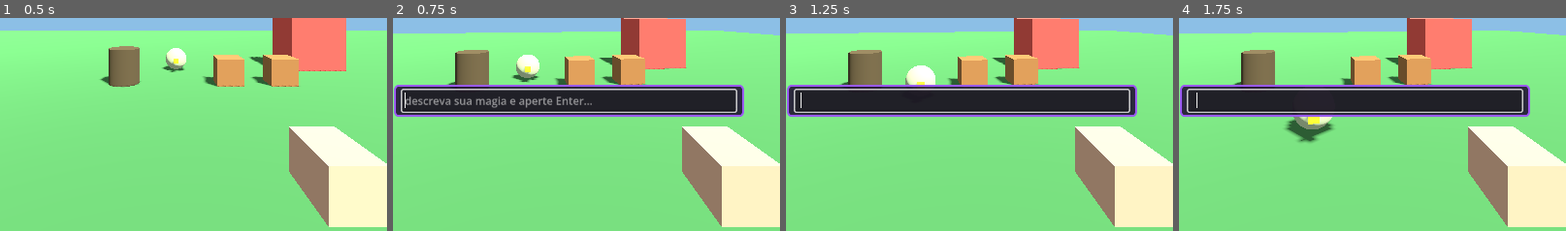
Above: before the commit, frames 1-4 (left to right).
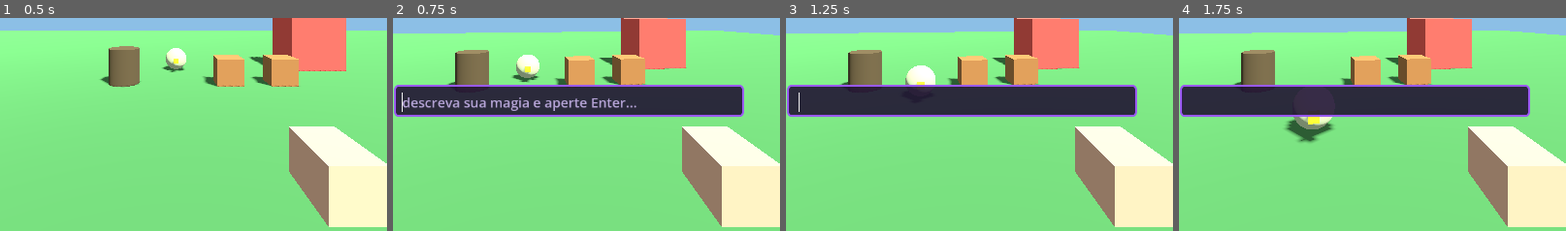
Above: after the commit, the same moments.

Repository: vitortosta4-design/Arcane-Forge
Game: Godot game, scene res://cenas/arena_teste.tscn
Two runs of this game, one before a commit and one after it. Both use one fixed random seed, a clock stepped at 60 frames per second and the inputs below.
Inputs (mouse positions are % of the whole screen's width and height, from its top left):
- Up to frame 1 (0.5 s): no input
- Up to frame 2 (0.75 s): tap Enter at 0.5 s; move the mouse to (55, 49) at 0.52 s; hold W (mover_frente) from 0.53 s (still down); hold Q (abrir_conjuracao) from 0.53 s (still down)
- Up to frame 3 (1.25 s): keep holding W (mover_frente); keep holding Q (abrir_conjuracao); tap Space (pular) at 0.77 s
- Up to frame 4 (1.75 s): keep holding W (mover_frente); move the mouse to (45, 49) at 1.27 s; release Q (abrir_conjuracao) at 1.28 s; click (45, 49) at 1.35 s; tap Space (pular) at 1.52 s
The pictures show only the part of the screen within x 27-77%, y 50-100%; the shares and areas given below are measured in that part.

Frame 1 is identical in both runs. In frame 2, 3.9% of the frame differs, in the area x 2-89%, y 33-45%; in frame 3, 2.1%; in frame 4, 2.9%.

Commit message:
Corrige feedback do Vitor: explosao sem efeito visual e texto ilegivel
A explosao ja causava dano, empurrao e fogo de verdade, mas nao tinha
nenhuma pista visual (achado jogando a Fase 2). Adiciona uma esfera
que cresce e desaparece rapido no local de qualquer explosao (bola de
fogo ou barril).

Tambem corrige a caixa de conjuracao: o estilo padrao do LineEdit
brigava com o painel roxo e deixava o texto dificil de ler. Agora o
campo fica transparente sobre o painel, com fonte maior e mais clara.

Evidencia em evidencias/fase-1/explosao_com_efeito_visual.png.

Co-Authored-By: Claude Sonnet 5 <noreply@anthropic.com>

Diff:
--- a/jogo/cenas/caixa_conjuracao.tscn
+++ b/jogo/cenas/caixa_conjuracao.tscn
@@ -13,6 +13,8 @@
 corner_radius_top_right = 6
 corner_radius_bottom_right = 6
 corner_radius_bottom_left = 6
+
+[sub_resource type="StyleBoxEmpty" id="StyleBoxEmpty_campo"]
 
 [node name="CaixaConjuracao" type="CanvasLayer"]
 script = ExtResource("1")
@@ -38,5 +40,10 @@
 offset_right = -12.0
 offset_top = 8.0
 offset_bottom = -8.0
+theme_override_colors/font_color = Color(0.95, 0.92, 1, 1)
+theme_override_colors/font_placeholder_color = Color(0.72, 0.65, 0.85, 1)
+theme_override_font_sizes/font_size = 20
+theme_override_styles/normal = SubResource("StyleBoxEmpty_campo")
+theme_override_styles/focus = SubResource("StyleBoxEmpty_campo")
 placeholder_text = "descreva sua magia e aperte Enter..."
 max_length = 200
--- /dev/null
+++ b/jogo/cenas/efeitos/explosao_visual.tscn
@@ -0,0 +1,22 @@
+[gd_scene load_steps=4 format=3]
+
+[ext_resource type="Script" path="res://scripts/magia/efeito_explosao.gd" id="1"]
+
+[sub_resource type="SphereMesh" id="SphereMesh_explosao"]
+radius = 1.0
+height = 2.0
+
+[sub_resource type="StandardMaterial3D" id="StandardMaterial3D_explosao"]
+transparency = 1
+shading_mode = 0
+albedo_color = Color(1, 0.55, 0.1, 0.85)
+emission_enabled = true
+emission = Color(1, 0.45, 0.05, 1)
+emission_energy_multiplier = 3.0
+
+[node name="EfeitoExplosao" type="Node3D"]
+script = ExtResource("1")
+
+[node name="MeshInstance3D" type="MeshInstance3D" parent="."]
+mesh = SubResource("SphereMesh_explosao")
+surface_material_override/0 = SubResource("StandardMaterial3D_explosao")
--- /dev/null
+++ b/jogo/scripts/magia/efeito_explosao.gd
@@ -0,0 +1,24 @@
+extends Node3D
+## Feedback visual de uma explosão: uma esfera que cresce rápido e some.
+## Sem isso a explosão causa dano de verdade mas o jogador não vê nada
+## acontecer (achado ao testar a Fase 2 com o Vitor).
+
+@export var duracao_s := 0.25
+
+var raio_m := 2.0
+
+@onready var _mesh: MeshInstance3D = $MeshInstance3D
+
+
+func _ready() -> void:
+	_mesh.scale = Vector3.ONE * 0.05
+	# Duplica o material: sem isso, explosões ao mesmo tempo compartilhariam o
+	# mesmo recurso e uma roubaria o desaparecimento da outra.
+	var material := (_mesh.get_surface_override_material(0) as StandardMaterial3D).duplicate()
+	_mesh.set_surface_override_material(0, material)
+
+	var tween := create_tween()
+	tween.set_parallel(true)
+	tween.tween_property(_mesh, "scale", Vector3.ONE * raio_m, duracao_s)
+	tween.tween_property(material, "albedo_color:a", 0.0, duracao_s)
+	tween.finished.connect(queue_free)
--- a/jogo/scripts/rede/host.gd
+++ b/jogo/scripts/rede/host.gd
@@ -5,6 +5,7 @@
 
 const LIMITE_PROJETEIS_ATIVOS := 40
 const LIMITE_CRIATURAS_INVOCADAS := 6
+const CenaEfeitoExplosao := preload("res://cenas/efeitos/explosao_visual.tscn")
 
 var projeteis_ativos: Array[Node] = []
 var criaturas_invocadas: Array[Node] = []
@@ -21,6 +22,12 @@
 	var mundo := get_tree().current_scene
 	if mundo == null:
 		return
+
+	var efeito := CenaEfeitoExplosao.instantiate()
+	efeito.raio_m = raio_m
+	mundo.add_child(efeito)
+	efeito.global_position = pos
+
 	var alvos := get_tree().get_nodes_in_group("recebe_dano")
 	for alvo in alvos:
 		if alvo in excluir:
Not shown: 1 places in jogo/cenas/caixa_conjuracao.tscn that only renumber resources
Not shown, added: jogo/scripts/magia/efeito_explosao.gd.uid
Not shown, added: evidencias/fase-1/explosao_com_efeito_visual.png
